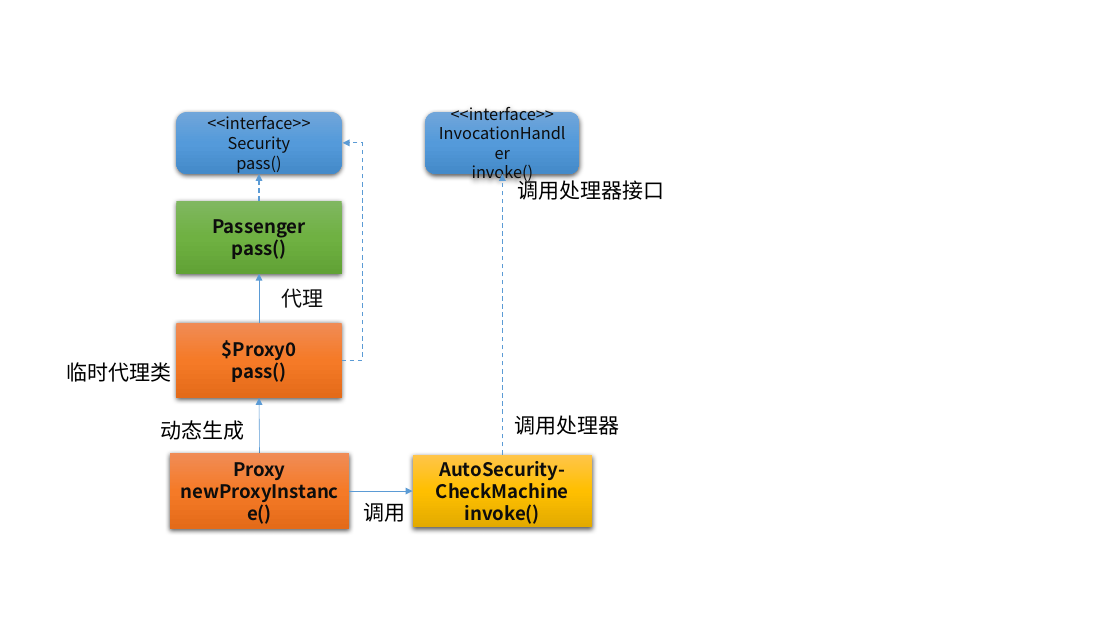
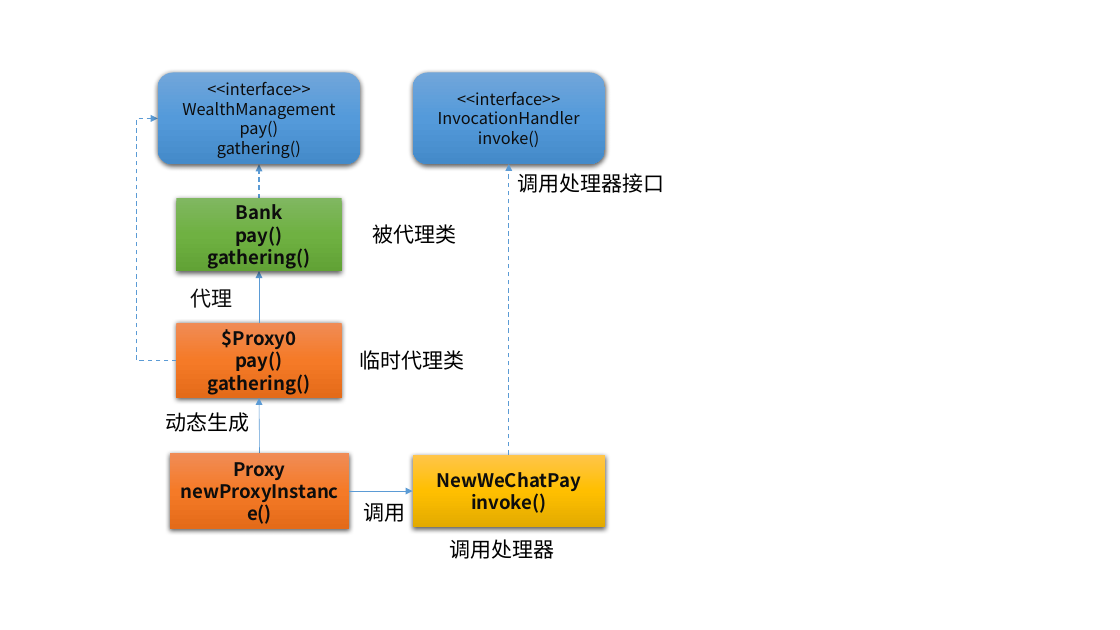
Before and after one commit to StephenHuge/Markdown_Pic, a slide deck: slide 6 of Reflection & Proxy/代理模式.pptx. Drawn at 1120x630 pixels with LibreOffice and Linux fonts; fonts in the diff are those of the drawing. Boxes give left, top, right and bottom in pixels: in the first picture for what was removed or moved away, otherwise in the second. Text is boxed around its words. In the diff, an @@ line names an element or a change of style, - is before the commit and + after.

```diff
--- a/Reflection & Proxy/代理模式.pptx
+++ b/Reflection & Proxy/代理模式.pptx
@@ rounded rectangle added at [158,72,360,164], fill gradient #71A6DB to #559BDB to #448ACA, 14 pt, text #0D0D0D @@
+<<interface>>
+WealthManagement
+pay()
+gathering()
@@ rounded rectangle "<<interface>>": place and size @@
-rounded rectangle "<<interface>>" at [425,112,579,174]
+rounded rectangle "<<interface>>" at [413,72,605,164]
@@ elbow arrow moved from (342, 360) - (343, 143) to (176, 360) - (158, 118) @@
@@ rounded rectangle removed at [176,112,341,174] @@
-<<interface>>
-Security
-pass()
@@ arrow moved from (259, 201) - (259, 174) to (259, 198) - (259, 165) @@
@@ text "调用处理器接口": place and size @@
-text "调用处理器接口" at [518,178,665,200]
+text "调用处理器接口" at [518,173,665,193]
@@ arrow moved from (502, 455) - (502, 174) to (509, 455) - (509, 164) @@
@@ text in rectangle at [208,204,311,269]: text changed @@
-Passenger
-pass()
+Bank
+pay()
+gathering()
@@ text added at [372,224,456,244], 18 pt, text #000000 @@
+被代理类
@@ text "代理": place and size @@
-text "代理" at [281,288,323,308]
+text "代理" at [190,288,232,308]
@@ text in rectangle at [208,348,311,395]: text changed @@
-pass()
+pay()
+gathering()
@@ text "临时代理类": place and size @@
-text "临时代理类" at [66,362,171,382]
+text "临时代理类" at [359,350,464,370]
@@ text "动态生成": place and size @@
-text "动态生成" at [160,420,244,440]
+text "动态生成" at [166,412,250,432]
@@ rectangle "NewWeChatPay invoke()": place and size @@
-rectangle "NewWeChatPay invoke()" at [413,455,592,528]
+rectangle "NewWeChatPay invoke()" at [413,455,605,528]
@@ text in rectangle at [436,472,580,513]: text changed @@
-AutoSecurity-CheckMachine
-invoke()
+NewWeChatPay invoke()
@@ text "调用处理器": place and size @@
-text "调用处理器" at [515,415,620,435]
+text "调用处理器" at [450,539,555,559]
@@ text "调用处理器" at [450,539,555,559]: alignment left to centre @@
```
Also in this commit, not shown: 1 other slide changed, 2 other files.
